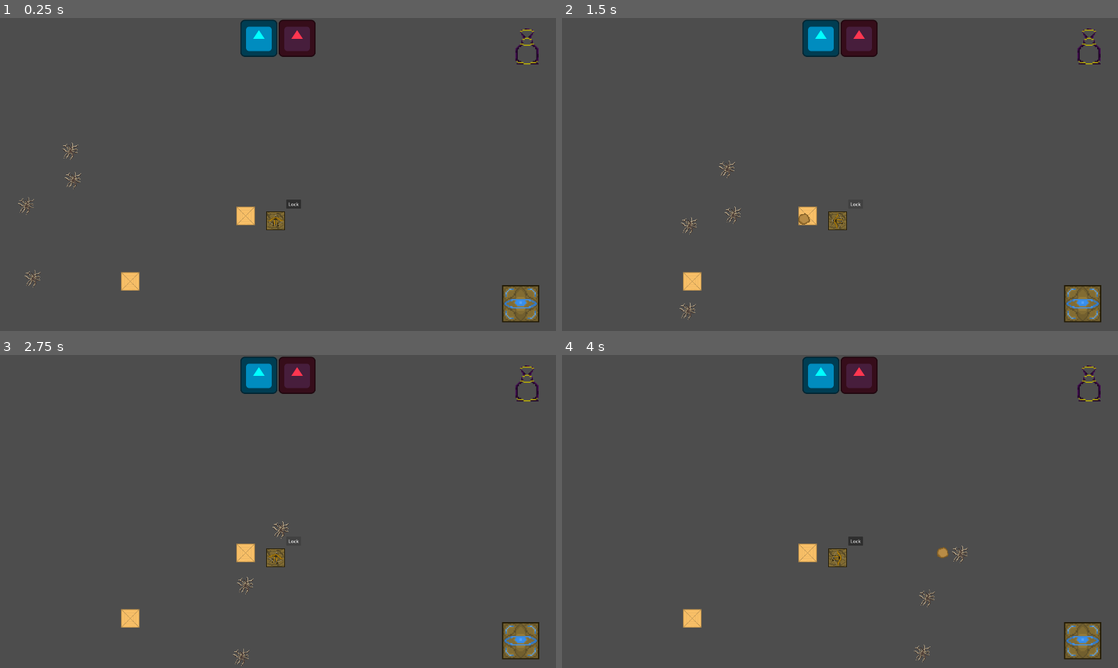
Above: before the commit, frames 1-4 (two rows, left to right).
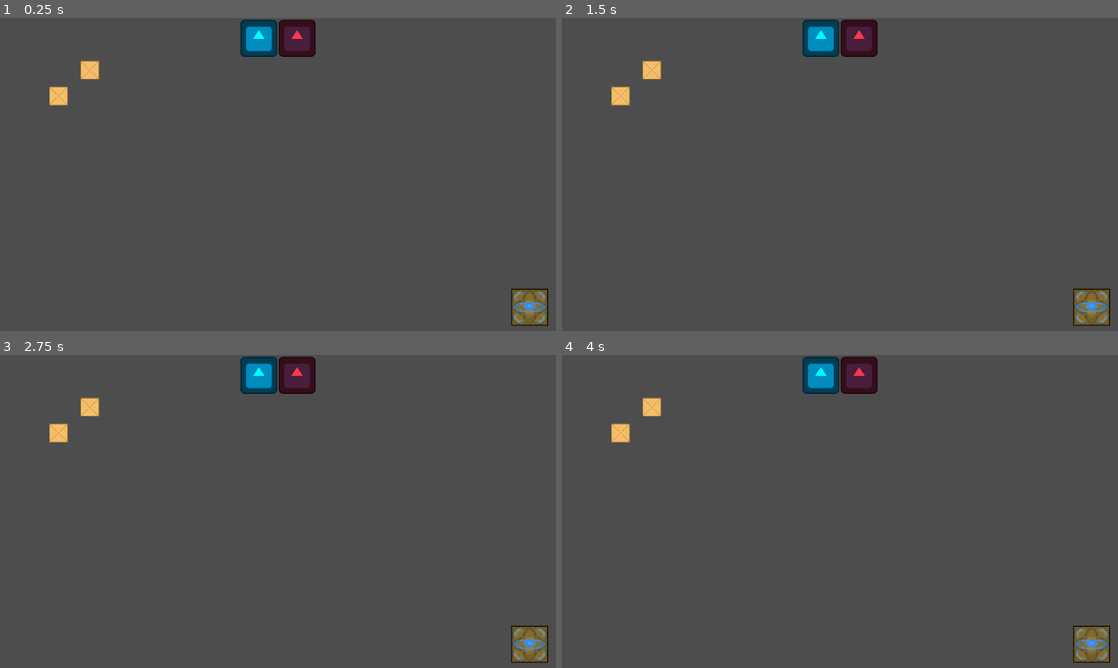
Above: after the commit, the same moments.

Repository: Kaczs/school-jam
Game: Godot game, scene res://Scenes/Levels/level1.tscn
The game is run twice, just before and just after one commit, with the same random seed, the same clock (stepped at 60 frames per second) and the same inputs. Before the commit the project starts from res://Scenes/Levels/tower_testing.tscn. The engine's default icon, where the game draws it, is replaced by a stand-in: a white triangle on a blue panel in a dark square.
Inputs (mouse positions are in pixels of both pictures, inside the frame that each line leads up to):
- Up to frame 1 (0.25 s): no input
- Up to frame 2 (1.5 s): click (856, 202) at 0.5 s, where only the run before the commit has a clickable "Lock"; click (856, 202) at 1.25 s, where only the run before the commit has a clickable "Lock"
- Up to frame 3 (2.75 s): click (294, 539) at 2 s, where only the run before the commit has a clickable "Lock"
- Up to frame 4 (4 s): move the mouse to (962, 495) at 2.77 s; press the mouse at (962, 495) at 2.78 s; release the mouse at (962, 495) at 3.5 s; drag from (728, 527) to (840, 558) at 3.52 s

The runs differ from the first frame. In frame 1, 2.3% of the frame differs, in the area x 3-99%, y 3-99%; in frame 2, 2.2%; in frame 3, 2.2%; in frame 4, 2.3%.

Commit message:
Enemies face correct direction when moving

Diff:
--- a/Scenes/Enemies/normal_enemy.tscn
+++ b/Scenes/Enemies/normal_enemy.tscn
@@ -1,12 +1,12 @@
 [gd_scene format=3 uid="uid://4xl7mw440pyc"]
 
 [ext_resource type="Script" uid="uid://c5ukg66rndiky" path="res://Scripts/normal_enemy.gd" id="1_06vei"]
-[ext_resource type="Texture2D" uid="uid://8a4a4np63gb" path="res://Assets/Sprites/Treeorbushidk.png" id="2_4j5cq"]
+[ext_resource type="Texture2D" uid="uid://oe8kvpdufmab" path="res://Assets/Sprites/AverageBeetle.png" id="2_mtu75"]
 [ext_resource type="PackedScene" uid="uid://tyig0pvks8tv" path="res://Scenes/wind_component.tscn" id="3_0u4wu"]
 [ext_resource type="Script" uid="uid://dlnn6cuk6ygi6" path="res://Scripts/health_component.gd" id="4_mtu75"]
 
 [sub_resource type="CircleShape2D" id="CircleShape2D_4j5cq"]
-radius = 40.0
+radius = 29.068884
 
 [node name="NormalEnemy" type="RigidBody2D" unique_id=924509886]
 gravity_scale = 0.0
@@ -14,11 +14,12 @@
 linear_damp_mode = 1
 linear_damp = 2.0
 script = ExtResource("1_06vei")
-speed = 1000
+speed = 500
 
 [node name="Icon" type="Sprite2D" parent="." unique_id=1000397959]
+position = Vector2(0, -4)
 scale = Vector2(0.5, 0.5)
-texture = ExtResource("2_4j5cq")
+texture = ExtResource("2_mtu75")
 
 [node name="CollisionShape2D" type="CollisionShape2D" parent="." unique_id=1822093921]
 shape = SubResource("CircleShape2D_4j5cq")
@@ -26,7 +27,7 @@
 [node name="NavigationAgent2D" type="NavigationAgent2D" parent="." unique_id=375047867]
 path_desired_distance = 30.0
 avoidance_enabled = true
-radius = 50.0
+radius = 30.0
 max_speed = 1000.0
 
 [node name="WindComponent" parent="." unique_id=1070236565 instance=ExtResource("3_0u4wu")]
--- /dev/null
+++ b/Scenes/Levels/level1.tscn
@@ -0,0 +1,63 @@
+[gd_scene format=3 uid="uid://c8v0rvgowuerw"]
+
+[ext_resource type="PackedScene" uid="uid://bojvjttovmt8" path="res://Scenes/wind_controller.tscn" id="1_7u4ml"]
+[ext_resource type="Texture2D" uid="uid://bvn10qkkhydl2" path="res://Assets/Sprites/icon.svg" id="2_16p8j"]
+[ext_resource type="PackedScene" uid="uid://lvc3cohw20il" path="res://Scenes/enemy_spawner.tscn" id="3_c0r4e"]
+[ext_resource type="Script" uid="uid://bvjbq0juon6qg" path="res://Scripts/spawn_entry.gd" id="4_m0h5h"]
+[ext_resource type="PackedScene" uid="uid://4xl7mw440pyc" path="res://Scenes/Enemies/normal_enemy.tscn" id="5_20uw2"]
+[ext_resource type="PackedScene" uid="uid://j1ftmn1hkutc" path="res://Scenes/goal.tscn" id="6_m0h5h"]
+[ext_resource type="PackedScene" uid="uid://dm8wart2qijrc" path="res://Scenes/box.tscn" id="7_20uw2"]
+
+[sub_resource type="NavigationPolygon" id="NavigationPolygon_7u4ml"]
+vertices = PackedVector2Array(1914.0078, 0.9765625, 1915.9766, 1069.9375, 13, 1060.0469, 13, -1.9765625)
+polygons = Array[PackedInt32Array]([PackedInt32Array(0, 1, 2, 3)])
+outlines = Array[PackedVector2Array]([PackedVector2Array(1924, -9, 1926, 1080, 3, 1070, 3, -12)])
+
+[sub_resource type="Resource" id="Resource_xqoth"]
+script = ExtResource("4_m0h5h")
+scene = ExtResource("5_20uw2")
+count = 10
+metadata/_custom_type_script = "uid://bvjbq0juon6qg"
+
+[node name="Level1" type="Node2D" unique_id=1513130103]
+
+[node name="WindController" parent="." unique_id=1545098080 instance=ExtResource("1_7u4ml")]
+
+[node name="NavigationRegion2D" type="NavigationRegion2D" parent="." unique_id=25979891]
+position = Vector2(-1, 7)
+navigation_polygon = SubResource("NavigationPolygon_7u4ml")
+
+[node name="CanvasLayer" type="CanvasLayer" parent="." unique_id=731908525]
+
+[node name="HBoxContainer" type="HBoxContainer" parent="CanvasLayer" unique_id=1571363831]
+anchors_preset = 5
+anchor_left = 0.5
+anchor_right = 0.5
+offset_left = -130.0
+offset_top = 6.0
+offset_right = 130.0
+offset_bottom = 134.0
+grow_horizontal = 2
+
+[node name="TextureRect" type="TextureRect" parent="CanvasLayer/HBoxContainer" unique_id=947628330]
+modulate = Color(0, 1, 1, 1)
+layout_mode = 2
+texture = ExtResource("2_16p8j")
+
+[node name="TextureRect2" type="TextureRect" parent="CanvasLayer/HBoxContainer" unique_id=150033113]
+modulate = Color(1, 0.21176471, 0.3137255, 1)
+layout_mode = 2
+texture = ExtResource("2_16p8j")
+
+[node name="EnemySpawner" parent="." unique_id=462682666 instance=ExtResource("3_c0r4e")]
+position = Vector2(68, 79)
+to_spawn = Array[ExtResource("4_m0h5h")]([SubResource("Resource_xqoth")])
+
+[node name="Goal" parent="." unique_id=967983182 instance=ExtResource("6_m0h5h")]
+position = Vector2(1829, 998)
+
+[node name="Box" parent="." unique_id=1615796132 instance=ExtResource("7_20uw2")]
+position = Vector2(202, 269)
+
+[node name="Box2" parent="." unique_id=856571838 instance=ExtResource("7_20uw2")]
+position = Vector2(310, 180)
--- a/Scripts/normal_enemy.gd
+++ b/Scripts/normal_enemy.gd
@@ -2,6 +2,7 @@
 class_name Enemy
 
 @onready var navigation_agent:NavigationAgent2D = $NavigationAgent2D
+@onready var sprite:Sprite2D = $Icon
 @export var speed := 2000
 
 func _ready() -> void:
@@ -13,6 +14,7 @@
 
 
 func _physics_process(delta: float) -> void:
+
 	#if !navigation_agent.is_target_reachable():
 		#push_warning(self, " is lost (target not reachable)")
 		#return
@@ -27,17 +29,14 @@
 	else:
 		goal_reached()
 
-	#print(linear_velocity)
-	#	var nav_point_direction = to_local(navigation_agent.get_next_path_position()).normalized()
-	#	apply_central_force(speed * nav_point_direction * delta)
-	#else:
-	#	goal_reached()
-
-
 func goal_reached():
 	pass
 	#kill enemy and remove health from player
 
 
 func _on_navigation_agent_2d_velocity_computed(safe_velocity: Vector2) -> void:
+	# Make the sprite look where it's going
+	var angle = sprite.global_position.angle_to_point(safe_velocity.normalized())
+	sprite.rotation = angle - PI/2
+	# Apply the force to steer
 	apply_central_force(safe_velocity - linear_velocity)
--- a/project.godot
+++ b/project.godot
@@ -15,7 +15,7 @@
 [application]
 
 config/name="School Jam"
-run/main_scene="uid://cv28q5shj67n4"
+run/main_scene="uid://c8v0rvgowuerw"
 config/features=PackedStringArray("4.6", "GL Compatibility")
 config/icon="res://Assets/Sprites/icon.svg"
 
